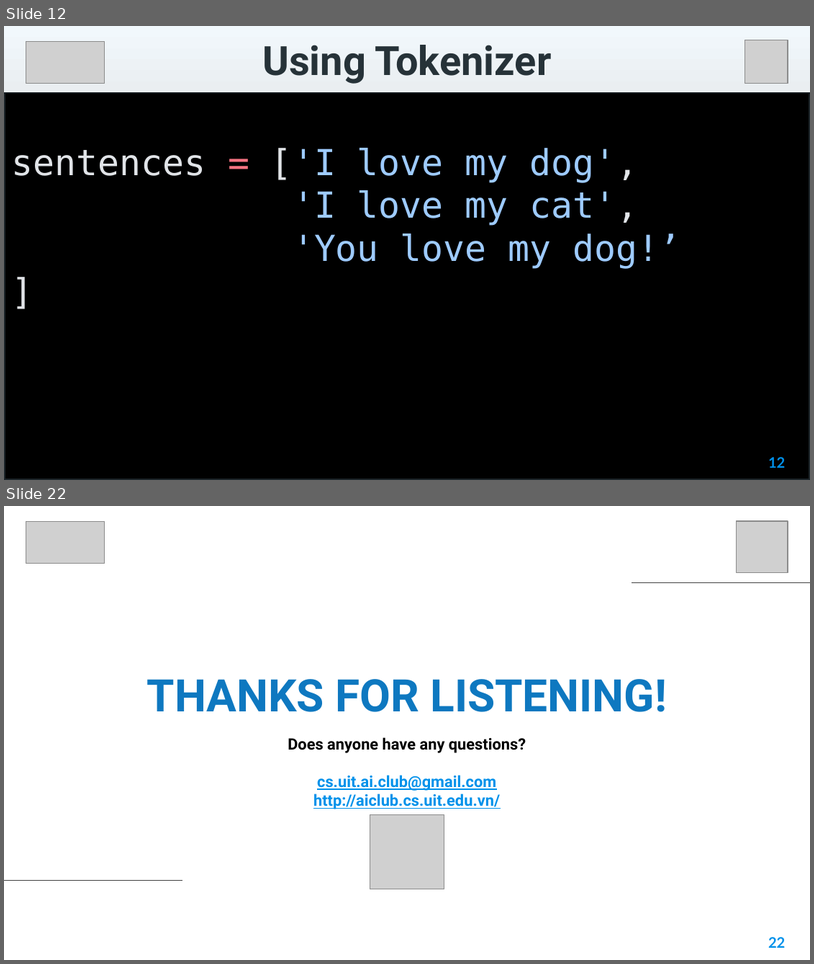
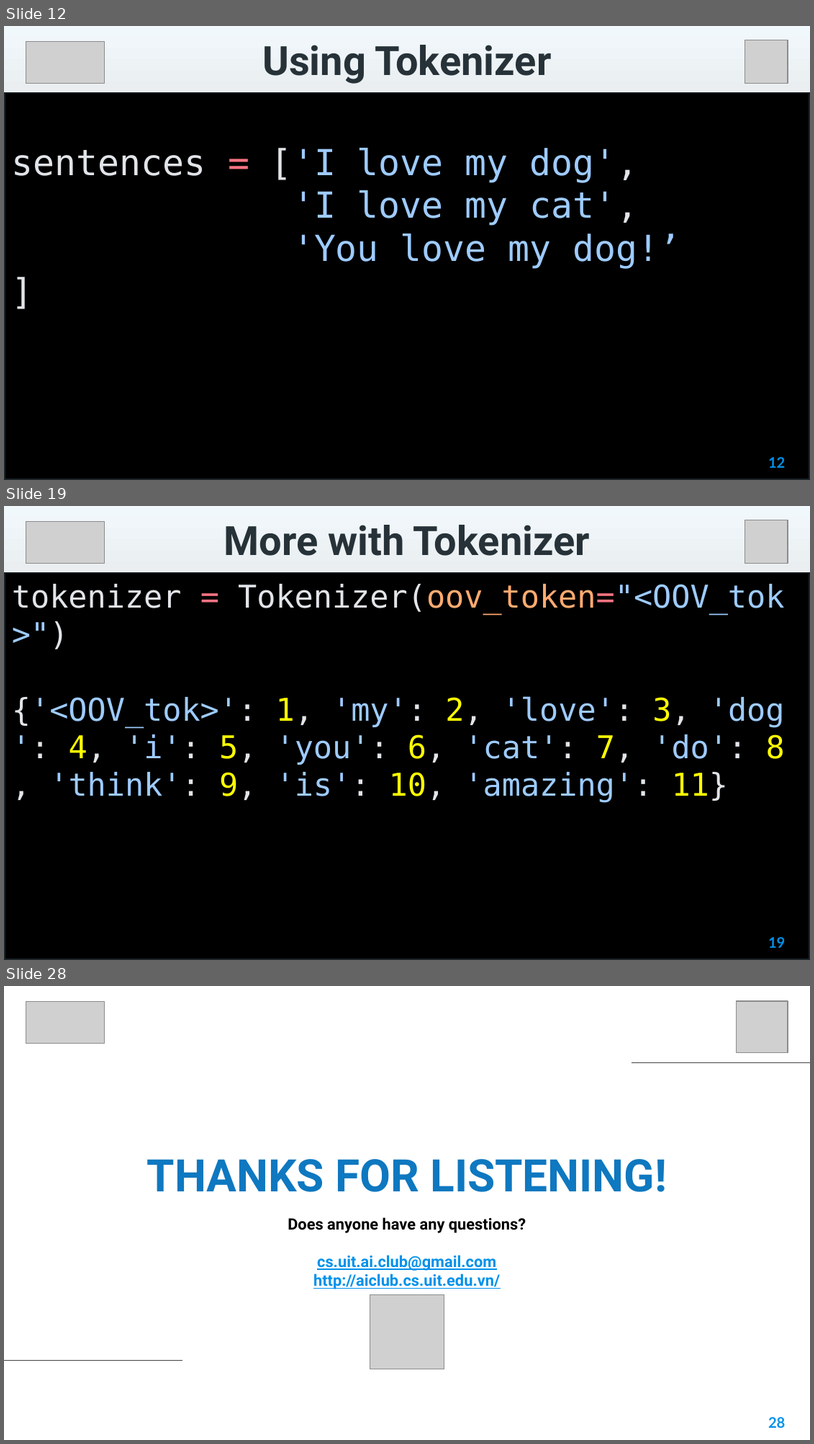
Before and after one commit to VinhDevNguyen/Tensorflow_Seminar, a slide deck: 3_NLP_In_TF/Week_1/Slide/Sentiment_In_Text.pptx. Shown one above the other, each under a label of ours: slides 12 and 22 before the commit, slides 12, 19 and 28 after it; the slides between them are not shown. The pictures are 814x964 and 814x1444 pixels, drawn with LibreOffice and Linux fonts; fonts in the diff are those of the drawing; grey boxes stand for pictures; background and template pictures are left out. Boxes give left, top, right and bottom in pixels: in the first picture for what was removed or moved away, otherwise in the second. Text is boxed around its words. In the diff, an @@ line names an element or a change of style, - is before the commit and + after.

```diff
--- a/3_NLP_In_TF/Week_1/Slide/Sentiment_In_Text.pptx
+++ b/3_NLP_In_TF/Week_1/Slide/Sentiment_In_Text.pptx
@@ slide 19 added at (4, 506, 810, 960), background picture (left out) @@
@@ rectangle added at (4, 506, 810, 572), fill gradient #EBEFF2 to #F3F8FB, 36 pt, text #263238, bold @@
+More with Tokenizer
@@ picture added at (26, 521, 105, 564) @@
@@ picture added at (745, 520, 788, 564) @@
@@ rectangle added at (4, 572, 810, 959), fill #000000, outline #1C2529 2 pt, 28 pt, text #9ECBFF @@
+tokenizer = Tokenizer(oov_token="<OOV_tok>")
+{'<OOV_tok>': 1, 'my': 2, 'love': 3, 'dog': 4, 'i': 5, 'you': 6, 'cat': 7, 'do': 8, 'think': 9, 'is': 10, 'amazing': 11}
@@ page number added at (769, 937, 785, 947), 13 pt, text #0091EA, bold @@
+19
@@ what was slide 22 is now slide 28 @@
@@ page number at (769, 1417, 785, 1427): text changed @@
-22
+28
```
Also in this commit, not shown: 7 slides changed, 10 other slides added, 5 slides removed.
